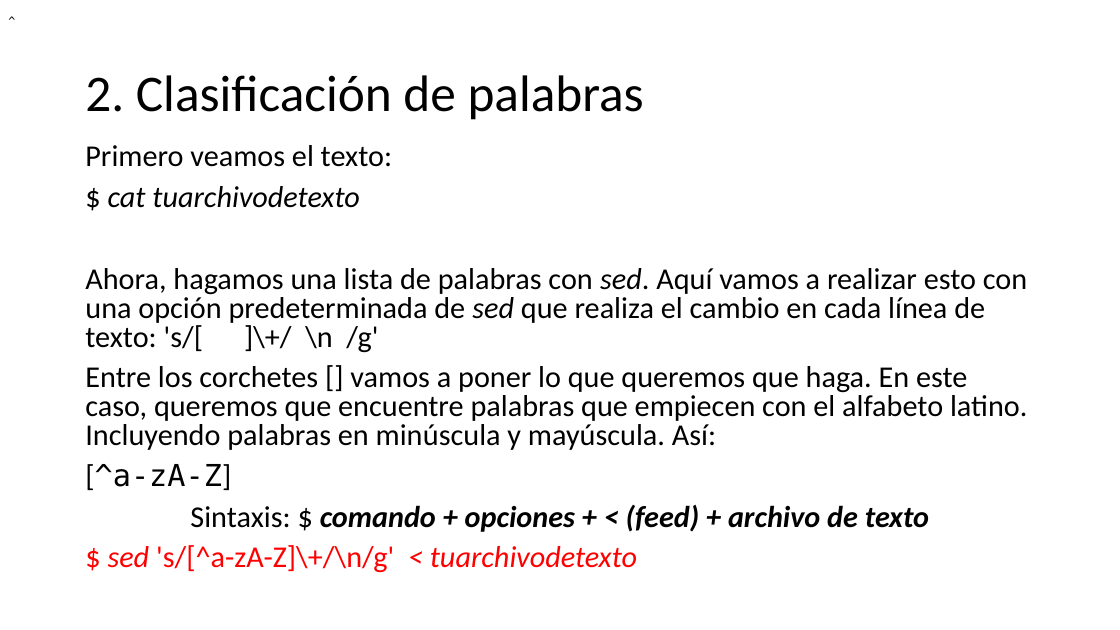
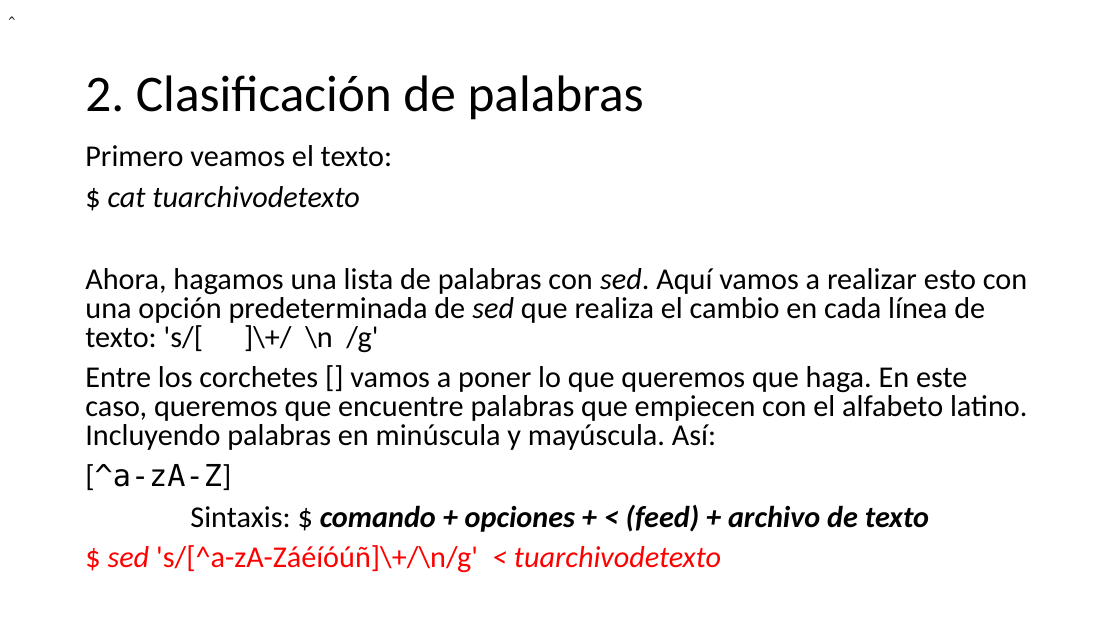
Before and after one commit to falconrr/NLP4SPanish2022, a slide deck: slide 20 of Week1/Classes/PrácticaCommandLineSimple.pptx. Drawn at 1120x630 pixels with LibreOffice and Linux fonts; fonts in the diff are those of the drawing. Boxes give left, top, right and bottom in pixels: in the first picture for what was removed or moved away, otherwise in the second. Text is boxed around its words. In the diff, an @@ line names an element or a change of style, - is before the commit and + after.

```diff
--- a/Week1/Classes/PrácticaCommandLineSimple.pptx
+++ b/Week1/Classes/PrácticaCommandLineSimple.pptx
@@ text at bbox=[108, 545, 721, 573]: text changed @@
-$ sed 's/[^a-zA-Z]\+/\n/g' < tuarchivodetexto
+$ sed 's/[^a-zA-Záéíóúñ]\+/\n/g' < tuarchivodetexto
```
Also in this commit, not shown: 2 other slides changed.
